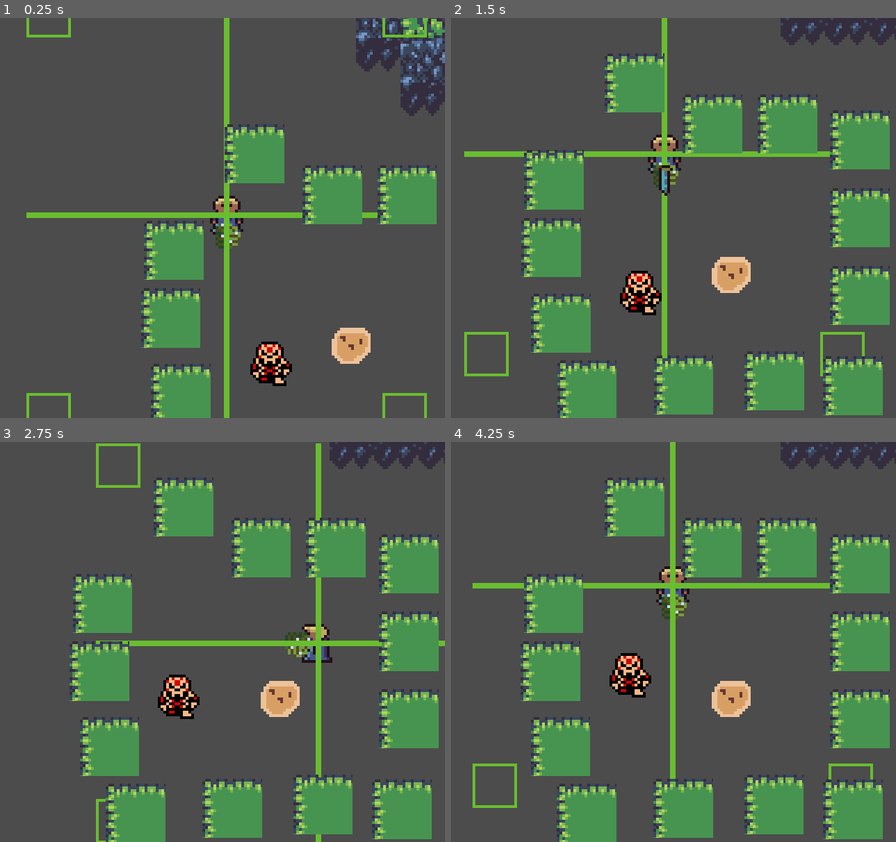
Above: before the commit, frames 1-4 (two rows, left to right).
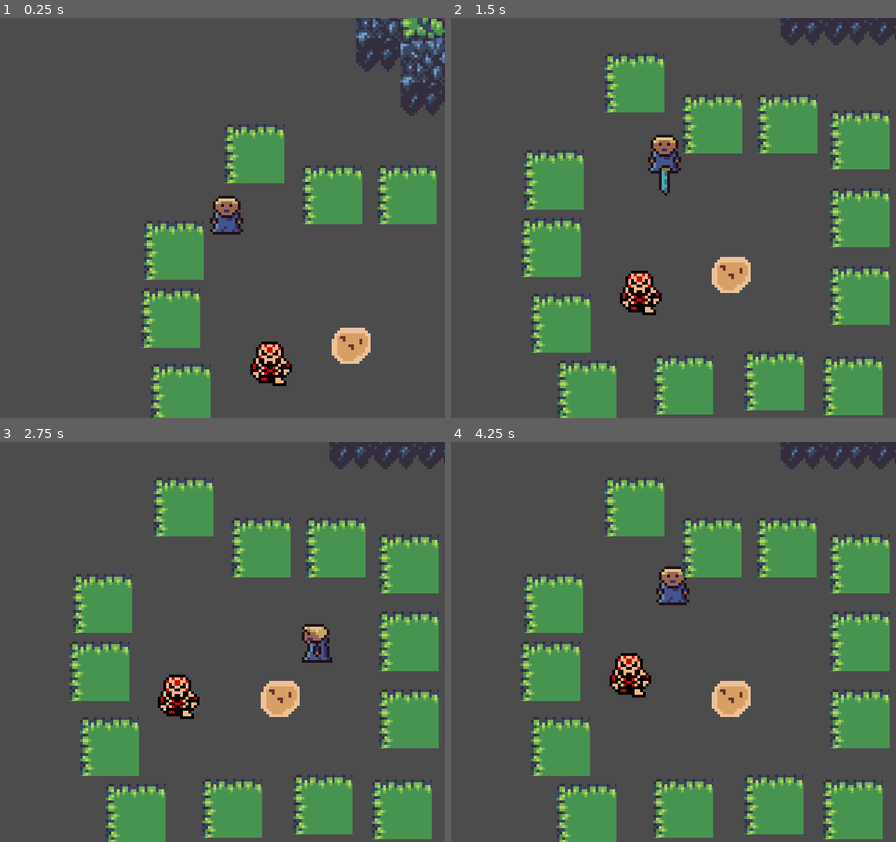
Above: after the commit, the same moments.

Repository: garrettwidner/Zeldalike
Game: Godot game, scene res://player/test.tscn
The game is run twice, just before and just after one commit, with the same random seed, the same clock (stepped at 60 frames per second) and the same inputs.
Inputs:
- Up to frame 1 (0.25 s): no input
- Up to frame 2 (1.5 s): hold Right (right) 0.53-1.28 s; hold J (a) 0.53-1.28 s; tap K (b) at 0.8, 1.35 s; hold Down (down) from 1.28 s (still down)
- Up to frame 3 (2.75 s): tap I (x) at 1.55 s; release Down (down) at 2.03 s; hold Right (right) from 2.03 s (still down); hold I (x) from 2.03 s (still down); tap J (a) at 2.3 s
- Up to frame 4 (4.25 s): release Right (right) at 2.78 s; release I (x) at 2.78 s; hold Up (up) 2.78-3.53 s; tap J (a) at 2.85 s; tap K (b) at 3.05, 3.6 s; hold Left (left) from 3.53 s (still down); hold I (x) from 3.53 s (still down)

The runs differ from the first frame. In frame 1, 2.7% of the frame differs, in the area x 5-96%, y 0-100%; in frame 2, 2.3%; in frame 3, 2.3%; in frame 4, 2.6%.
Error in both runs: Attempt to call function 'connect' in base 'null instance' on a null instance. (res://player/player.gd:21)

Commit message:
Fixed minor camera constraint bug.

Diff:
--- a/zeldalike/player/camera/camerapivot.gd
+++ b/zeldalike/player/camera/camerapivot.gd
@@ -35,7 +35,7 @@
 func set_constraints(extents, pos):
 	has_constraints = true
 	constraint_max = Vector2(pos.x + extents.x, pos.y - extents.y)
-	constraint_min = Vector2(pos.x - extents.y, pos.y + extents.y)
+	constraint_min = Vector2(pos.x - extents.x, pos.y + extents.y)
 
 func update_pivot_angle():
 	var lookangle = parent.facedir.angle()
--- a/zeldalike/player/player.tscn
+++ b/zeldalike/player/player.tscn
@@ -3,8 +3,8 @@
 [ext_resource path="res://player/player.gd" type="Script" id=1]
 [ext_resource path="res://player/Iodan.png" type="Texture" id=2]
 [ext_resource path="res://player/camera/camerapivot.gd" type="Script" id=3]
-[ext_resource path="res://tiles/Plants.png" type="Texture" id=4]
-[ext_resource path="res://dialogue_test/camera_test_sprite.png" type="Texture" id=5]
+[ext_resource path="res://dialogue_test/camera_test_sprite.png" type="Texture" id=4]
+[ext_resource path="res://tiles/Plants.png" type="Texture" id=5]
 [ext_resource path="res://player/camera/cameragridsnapper.gd" type="Script" id=6]
 [ext_resource path="res://player/camera/cameracontroller.gd" type="Script" id=7]
 
@@ -184,15 +184,11 @@
 [node name="cameraoffset" type="Position2D" parent="pivot"]
 position = Vector2( 8, 0 )
 
-[node name="Sprite" type="Sprite" parent="pivot/cameraoffset"]
+[node name="cameraholder" type="Position2D" parent="pivot"]
+
+[node name="test_sprite" type="Sprite" parent="pivot/cameraholder"]
+visible = false
 texture = ExtResource( 4 )
-region_enabled = true
-region_rect = Rect2( 0, 0, 16, 16 )
-
-[node name="cameraholder" type="Position2D" parent="pivot"]
-
-[node name="test_sprite" type="Sprite" parent="pivot/cameraholder"]
-texture = ExtResource( 5 )
 
 [node name="Camera2D" type="Camera2D" parent="pivot/cameraholder"]
 position = Vector2( 8, 0 )
Not shown: 1 places in zeldalike/player/player.tscn that only renumber resources
